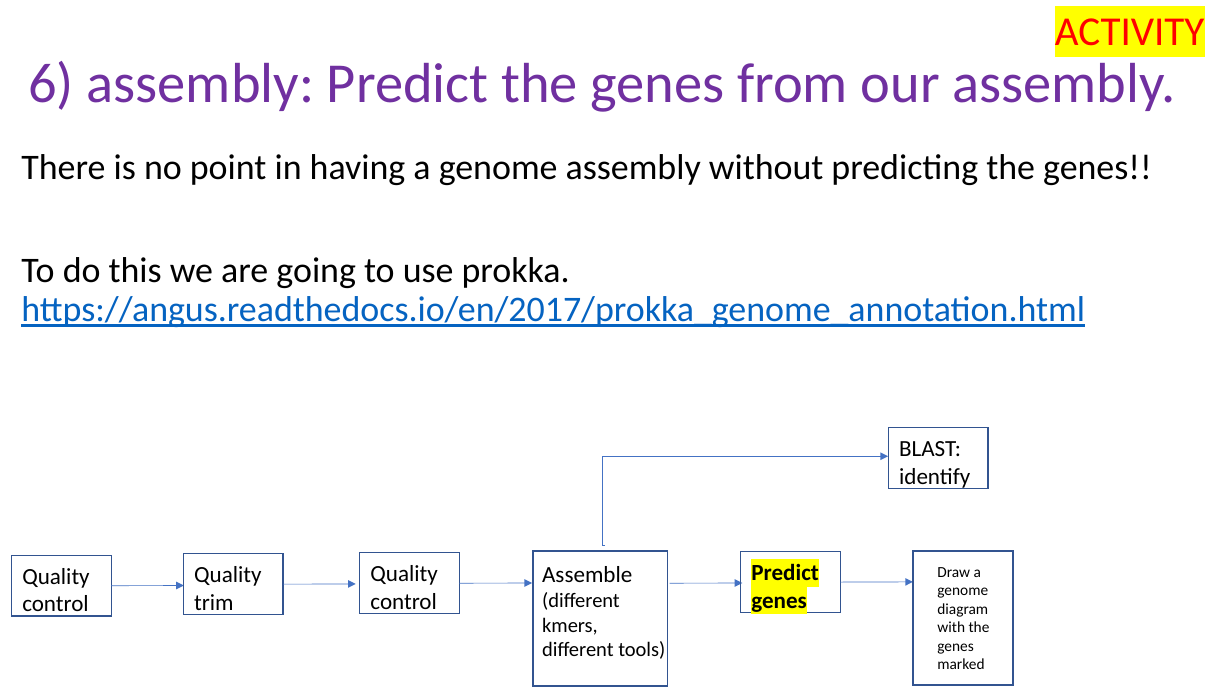
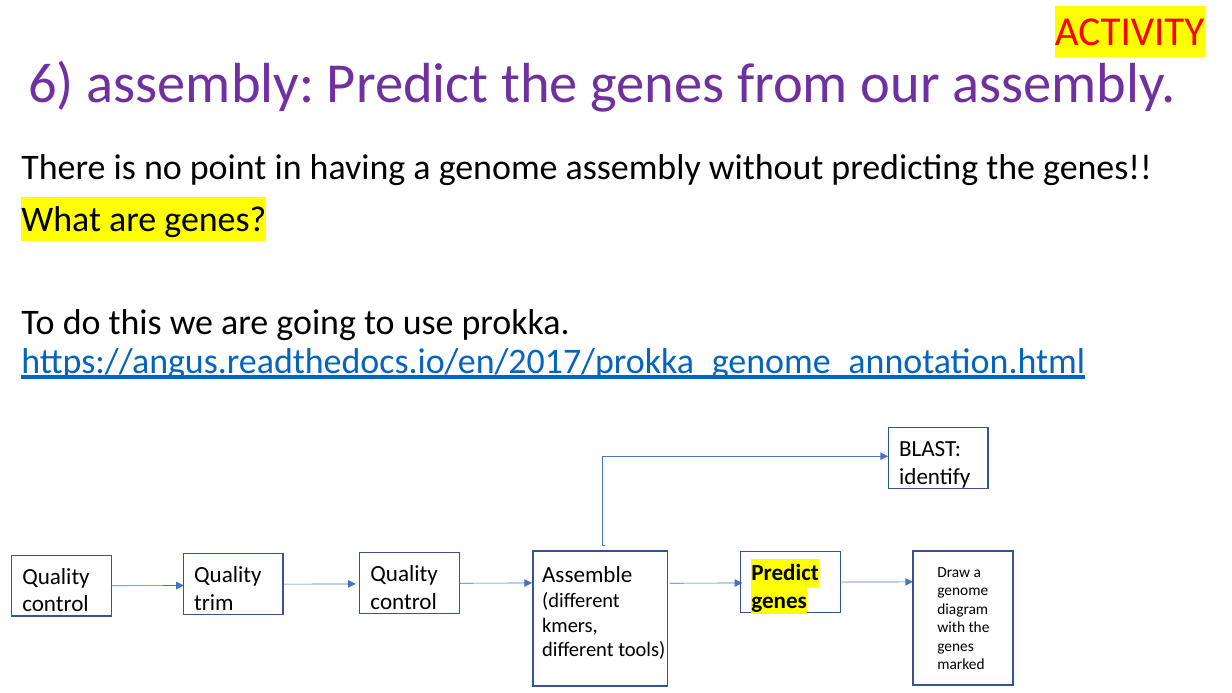
Before and after one commit to peterthorpe5/Msc_Digital_Health, a slide deck: slide 25 of powerpoint/6_assembly.pptx. Drawn at 1232x693 pixels with LibreOffice and Linux fonts; fonts in the diff are those of the drawing. Boxes give left, top, right and bottom in pixels: in the first picture for what was removed or moved away, otherwise in the second. Text is boxed around its words. In the diff, an @@ line names an element or a change of style, - is before the commit and + after.

```diff
--- a/powerpoint/6_assembly.pptx
+++ b/powerpoint/6_assembly.pptx
@@ text at [21, 206, 266, 237]: paragraph added @@
+What are genes?
```
Also in this commit, not shown: 7 other slides changed, 2 slides added, 2 slides removed, 1 other file.
